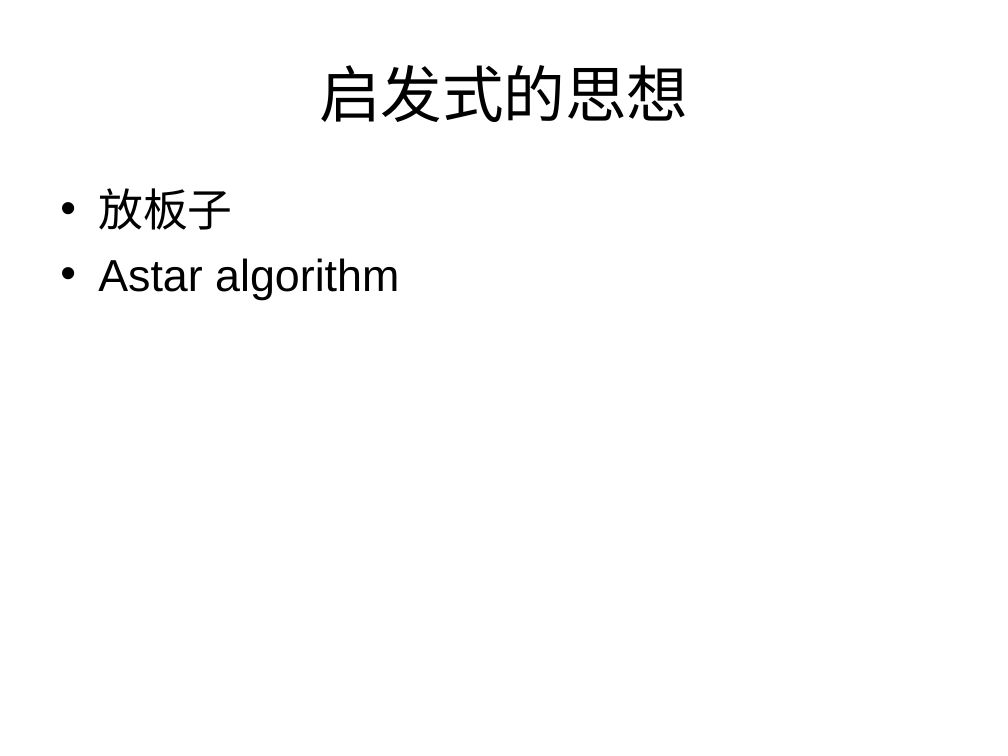
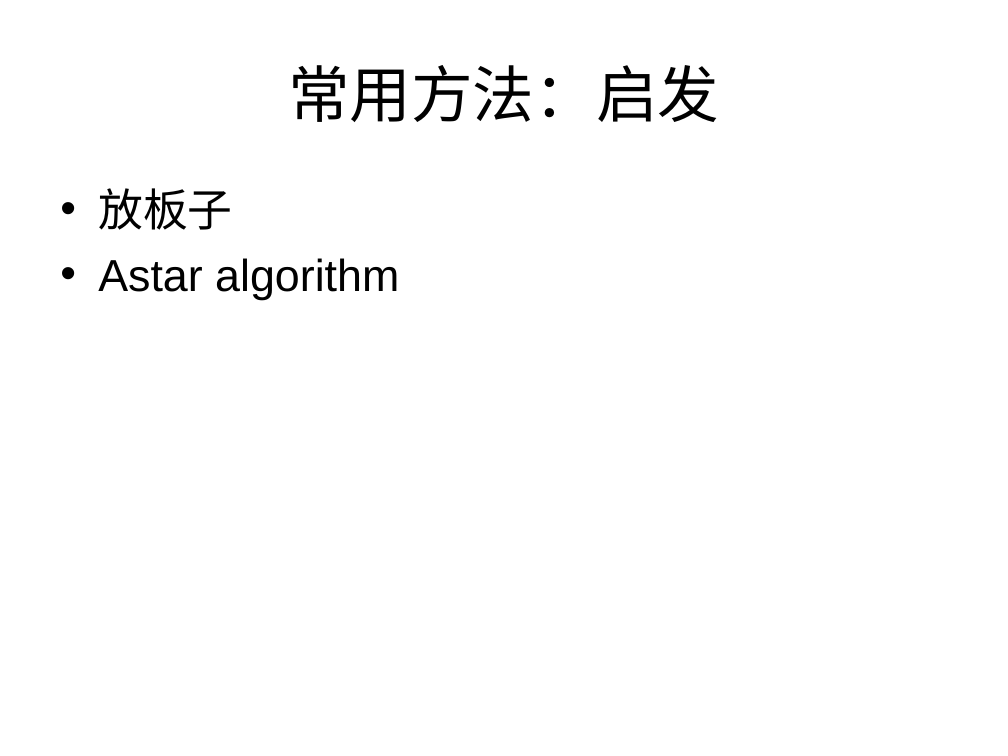
Before and after one commit to houjingbiao/leetcode, a slide deck: slide 6 of solutions/00conclusion.ppt (slide 3 before the commit). Drawn at 1008x756 pixels with LibreOffice and Linux fonts; fonts in the diff are those of the drawing. Boxes give left, top, right and bottom in pixels: in the first picture for what was removed or moved away, otherwise in the second. Text is boxed around its words. In the diff, an @@ line names an element or a change of style, - is before the commit and + after.

```diff
--- a/solutions/00conclusion.ppt
+++ b/solutions/00conclusion.ppt
@@ title at box(288, 65, 719, 122): text changed @@
-启发式的思想
+常用方法：启发
```
Also in this commit, not shown: 12 other slides changed, 6 slides removed.
